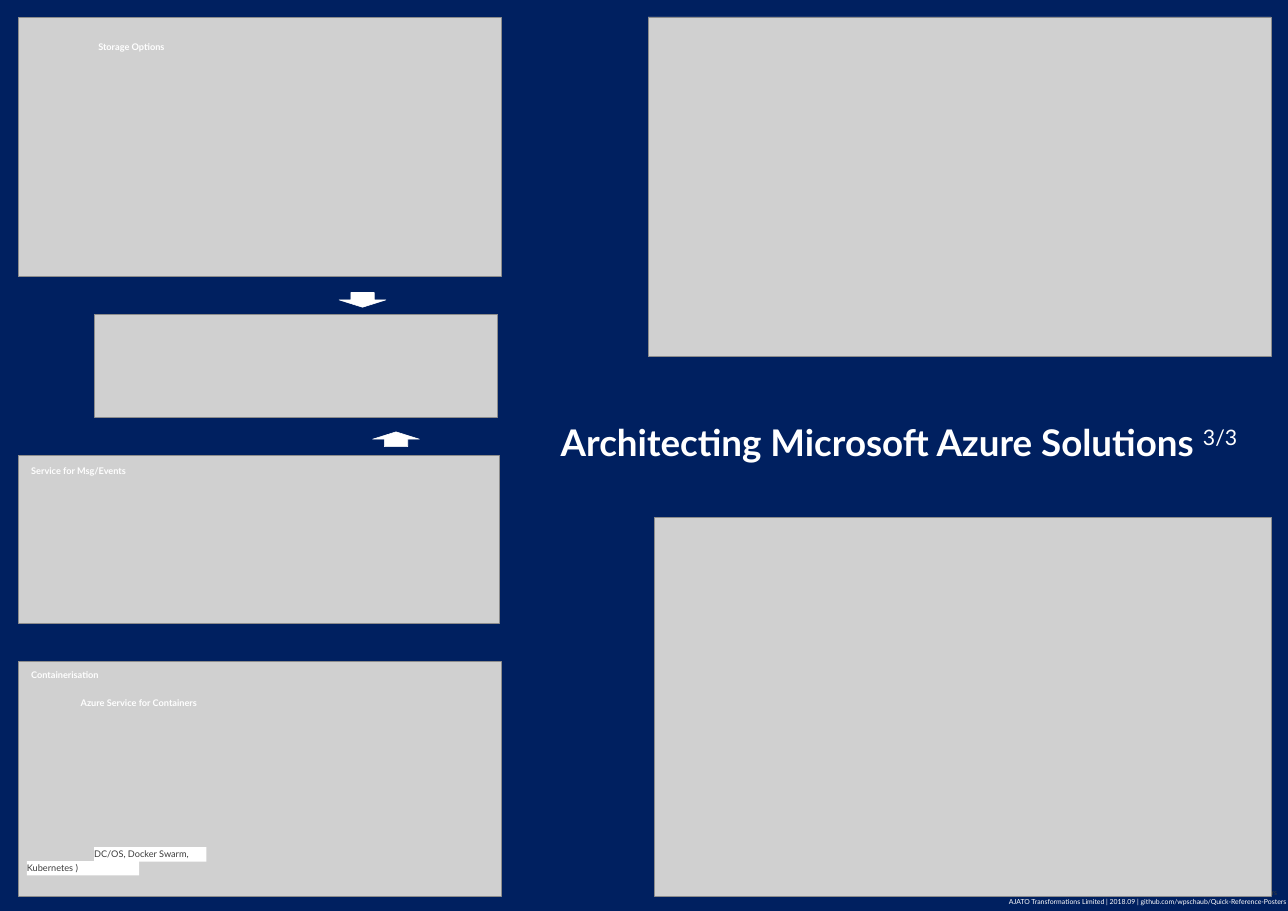
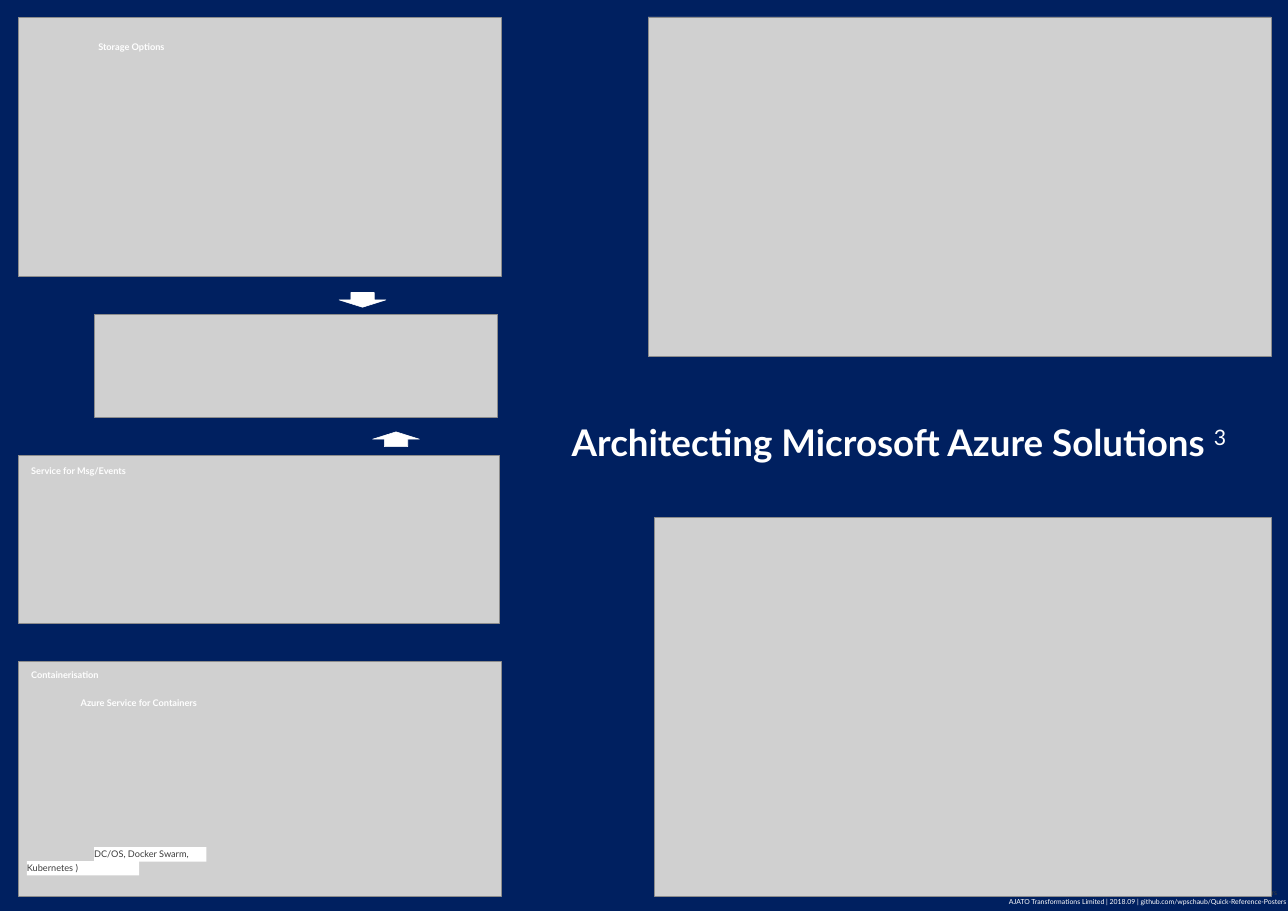
Before and after one commit to wpschaub/quick-reference-posters, a slide deck: slide 4 of src/azure/architecting-microsoft-azure-solutions.pptx. Drawn at 1288x911 pixels with LibreOffice and Linux fonts; fonts in the diff are those of the drawing; grey boxes stand for pictures; background and template pictures are left out. Boxes give left, top, right and bottom in pixels: in the first picture for what was removed or moved away, otherwise in the second. Text is boxed around its words. In the diff, an @@ line names an element or a change of style, - is before the commit and + after.

```diff
--- a/src/azure/architecting-microsoft-azure-solutions.pptx
+++ b/src/azure/architecting-microsoft-azure-solutions.pptx
@@ text at [572,428,1226,463]: text changed @@
-Architecting Microsoft Azure Solutions 3/3
+Architecting Microsoft Azure Solutions 3
```
Also in this commit, not shown: 2 other slides changed.
